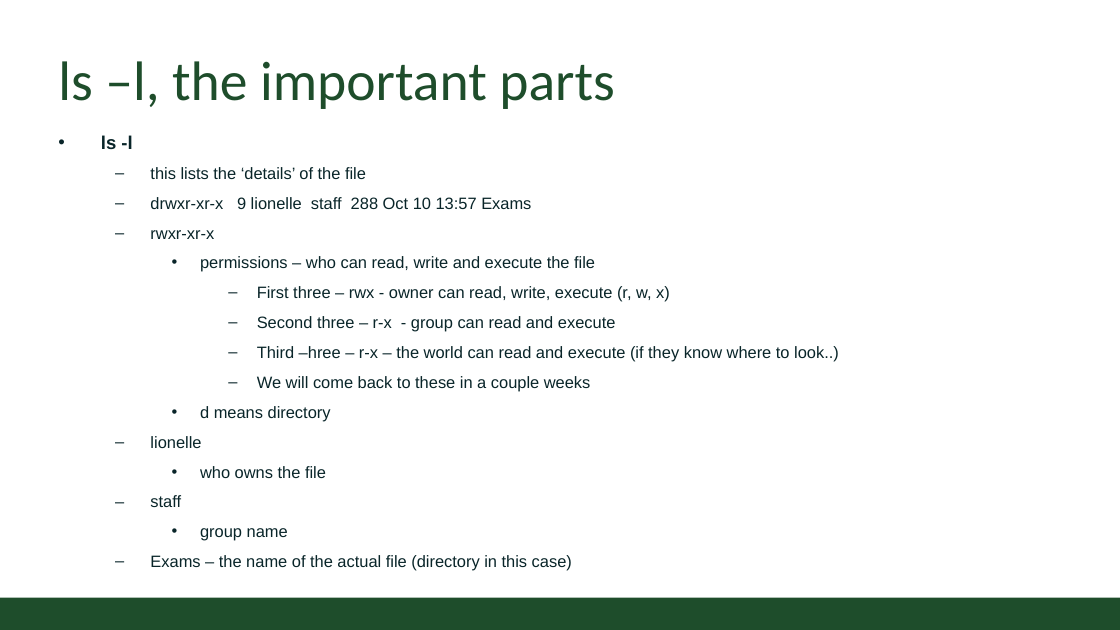
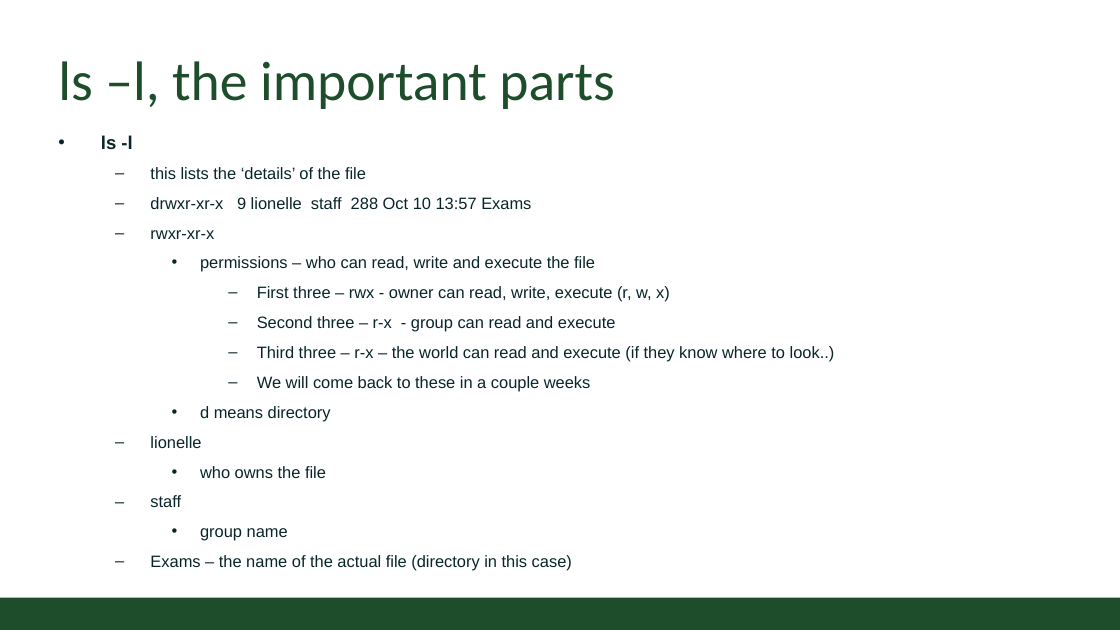
Before and after one commit to CSU-CompSci-CS163-4/Handouts, a slide deck: slide 5 of help session/week9/week9_os.pptx. Drawn at 1120x630 pixels with LibreOffice and Linux fonts; fonts in the diff are those of the drawing; background and template pictures are left out. Boxes give left, top, right and bottom in pixels: in the first picture for what was removed or moved away, otherwise in the second. Text is boxed around its words. In the diff, an @@ line names an element or a change of style, - is before the commit and + after.

```diff
--- a/help session/week9/week9_os.pptx
+++ b/help session/week9/week9_os.pptx
@@ text at [257, 346, 835, 362]: text changed @@
-      – Third –hree – r-x – the world can read and execute (if they know where to look..)
+      – Third three – r-x – the world can read and execute (if they know where to look..)
```
Also in this commit, not shown: 1 other file.
